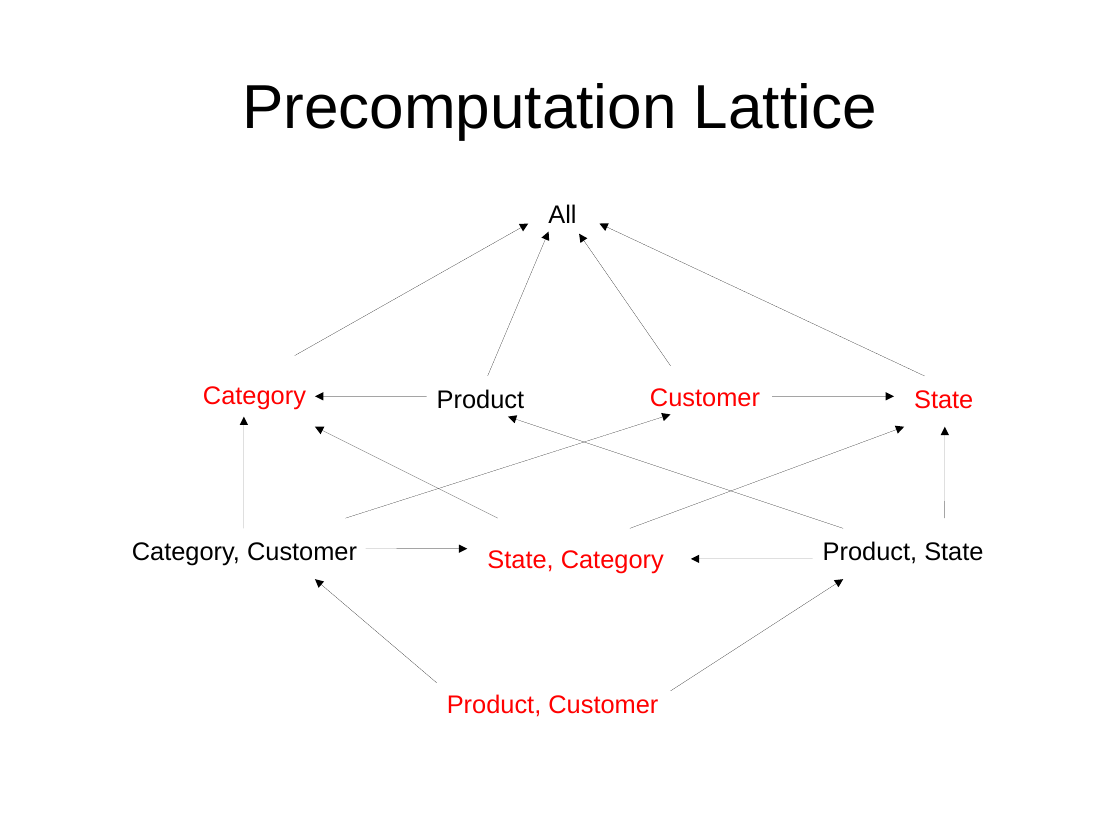
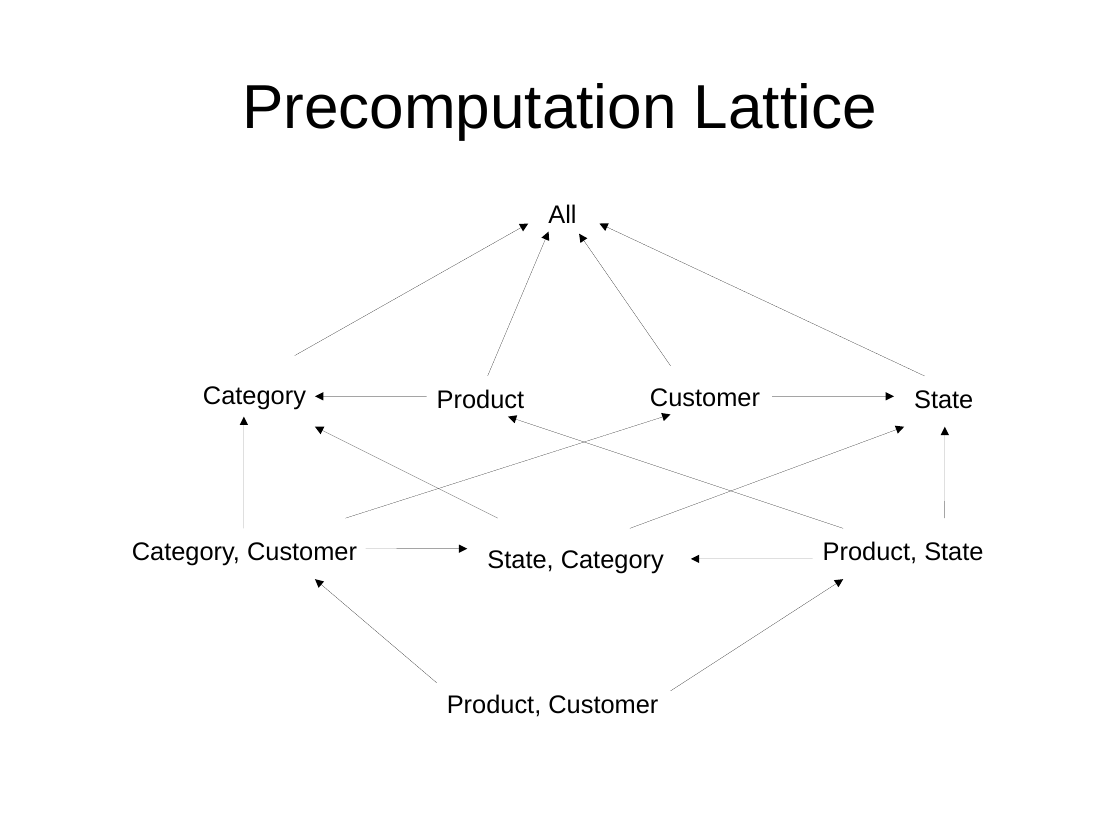
Before and after one commit to afcarl/dse201_final, a slide deck: slide 4 of dse201_final_report.odp. Drawn at 1120x840 pixels with LibreOffice and Linux fonts; fonts in the diff are those of the drawing. Boxes give left, top, right and bottom in pixels: in the first picture for what was removed or moved away, otherwise in the second. Text is boxed around its words. In the diff, an @@ line names an element or a change of style, - is before the commit and + after.

```diff
--- a/dse201_final_report.odp
+++ b/dse201_final_report.odp
@@ text colour #FF0000 to #000000 in 5 elements at bbox=[447, 694, 658, 717], bbox=[914, 390, 973, 409], bbox=[203, 386, 306, 409], bbox=[650, 388, 760, 407], bbox=[487, 550, 664, 574] @@
```
Also in this commit, not shown: 1 other slide changed, 6 slides added.
